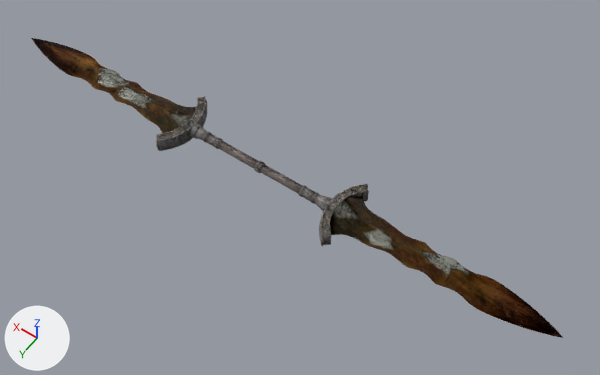
A saved change to the Blender file PDN Prepped Files/Gargoyle's Black Blades/Textures, blend, glb/ka_pd_gargoylesblackblades.blend.
The view is the same before and after, from a 50 mm camera at (-84.9, 102.0, 160.4) aimed at (-10.5, -2.2, -3.3). Every picture has the same lights, and +X, +Y and +Z are marked at lower left. Mesh edges are drawn as thin lines on the coarser meshes.

The scene before the commit, as lines of its bpy script (objects in view):
```python
me_gargoyle_sblackblades_001 = bpy.data.meshes.new("Gargoyle'sBlackBlades.001")
me_gargoyle_sblackblades_001.from_pydata(...)  # 3074 vertices, 5550 faces; spans x -82.0..82.0, y -10.0..10.0, z -2.0..2.0
me_gargoyle_sblackblades_001.materials.append(mat_gargoyle_sblackblades_001)
ob_gargoyle_sblackblades = bpy.data.objects.new("Gargoyle'sBlackBlades", me_gargoyle_sblackblades_001)
ob_gargoyle_sblackblades.location = (0.0, 0.0, 0.0)
```
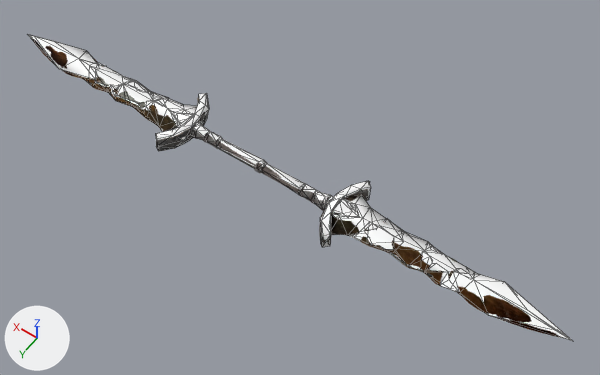
Commit message: added eff msh for ka

What differs and where, as boxes (x1, y1, x2, y2) in the pictures (600 x 375 px):
```json
{"object": "Gargoyle'sBlackBlades_eff", "change": "added", "after": [29, 35, 572, 341]}
{"object": "Gargoyle'sBlackBlades", "change": "unchanged, covered by the edit", "before": [31, 38, 563, 338], "after": [32, 39, 560, 337]}
```

Edits to the scene script, one JSON object a line:
```json
{"op": "add", "block": "mat_material", "code": ["mat_material = principled_material('Material')", "mat_material.base_color = (1.0, 1.0, 1.0)  # white #ffffff"]}
{"op": "add", "block": "me_gargoyle_sblackblades_002", "code": ["me_gargoyle_sblackblades_002 = bpy.data.meshes.new(\"Gargoyle'sBlackBlades.002\")", "me_gargoyle_sblackblades_002.from_pydata(...)  # 498 vertices, 677 faces; spans x -84.0..84.0, y -10.0..10.0, z -3.0..3.0", "me_gargoyle_sblackblades_002.materials.append(mat_material)  # white #ffffff"]}
{"op": "add", "block": "ob_gargoyle_sblackblades_eff", "code": ["ob_gargoyle_sblackblades_eff = bpy.data.objects.new(\"Gargoyle'sBlackBlades_eff\", me_gargoyle_sblackblades_002)", "ob_gargoyle_sblackblades_eff.location = (0.0, 0.0, 0.0)"]}
```
